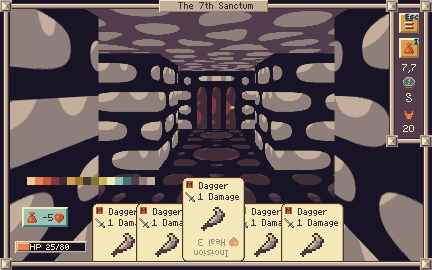
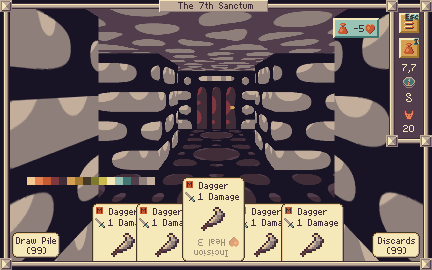
The second 432px x 270px image is a revision of the first. Changes to its layers:
removed layer "Layer 8" from group "cards" over [54, 213, 64, 223]
added layer "Draw Pile (99)" in group "cards" over [16, 237, 56, 254]
added layer "Discard Pile copy" in group "cards" over [12, 232, 60, 258]
added layer "Discards (99)" in group "cards" over [378, 237, 415, 254]
added layer "Discard Pile copy 2" in group "cards" over [372, 232, 420, 258]
hid "hp bar" over [16, 241, 87, 253]
removed layer "-5" from group "buttons" over [43, 214, 53, 221]
added layer "Layer 10" in group "buttons" over [333, 18, 379, 38]
painted on "buttons" (2nd of 2, in "buttons") over [22, 207, 68, 227]
